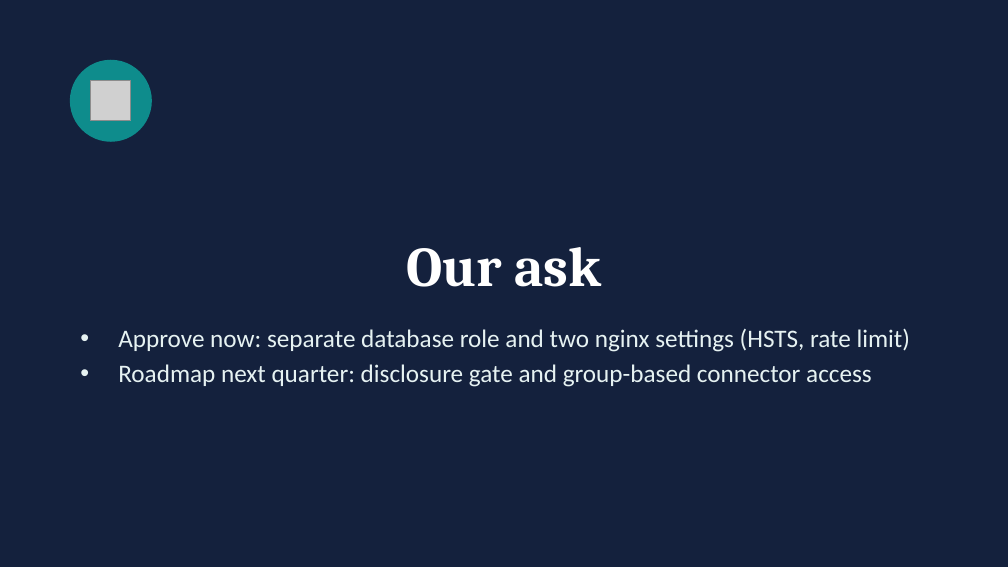
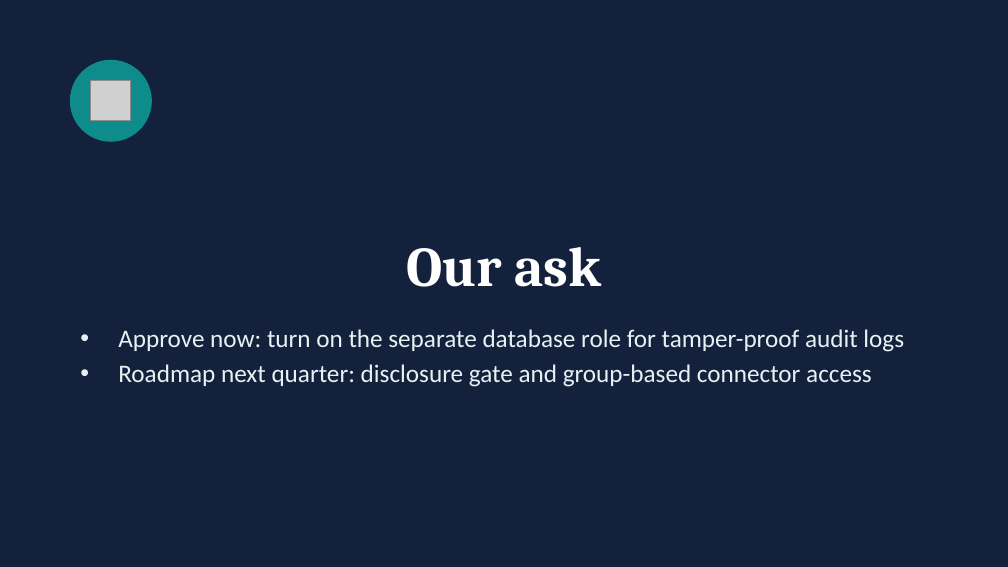
Before and after one commit to campfhir/renkei, a slide deck: slide 10 of deliverables/Renkei-Architecture-Security-Briefing.pptx. Drawn at 1008x567 pixels with LibreOffice and Linux fonts; fonts in the diff are those of the drawing; grey boxes stand for pictures. Boxes give left, top, right and bottom in pixels: in the first picture for what was removed or moved away, otherwise in the second. Text is boxed around its words. In the diff, an @@ line names an element or a change of style, - is before the commit and + after.

```diff
--- a/deliverables/Renkei-Architecture-Security-Briefing.pptx
+++ b/deliverables/Renkei-Architecture-Security-Briefing.pptx
@@ text at (x1=118, y1=329, x2=904, y2=352): text changed @@
-• Approve now: separate database role and two nginx settings (HSTS, rate limit)
+• Approve now: turn on the separate database role for tamper-proof audit logs
```
Also in this commit, not shown: 2 other slides changed.
